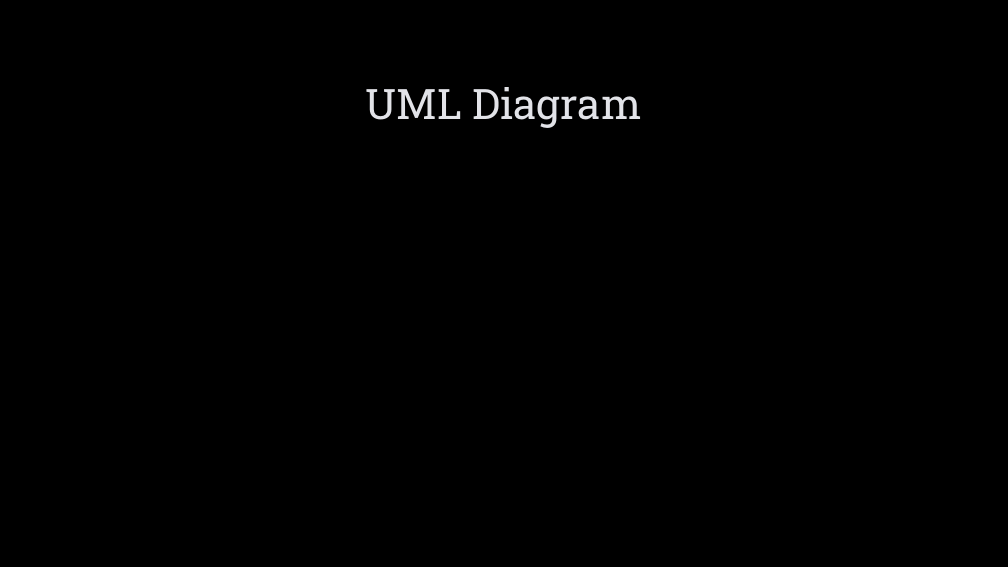
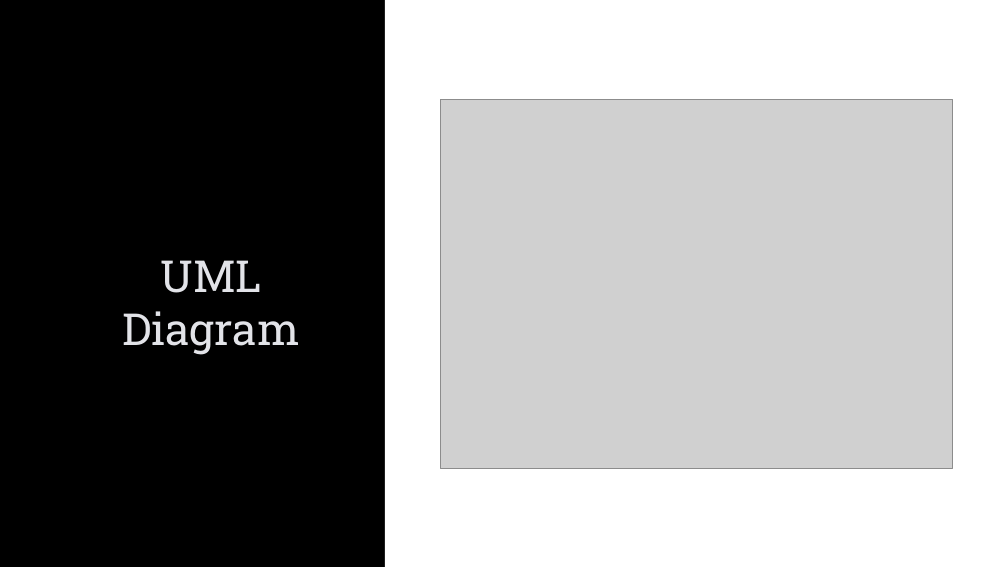
Before and after one commit to ryanalextrader/database_rpg_game, a slide deck: slide 5 of Database Final Presentation.pptx. Drawn at 1008x567 pixels with LibreOffice and Linux fonts; fonts in the diff are those of the drawing; grey boxes stand for pictures; background and template pictures are left out. Boxes give left, top, right and bottom in pixels: in the first picture for what was removed or moved away, otherwise in the second. Text is boxed around its words. In the diff, an @@ line names an element or a change of style, - is before the commit and + after.

```diff
--- a/Database Final Presentation.pptx
+++ b/Database Final Presentation.pptx
@@ rectangle added at box(385, 0, 1008, 567), fill #FFFFFF @@
@@ title "UML Diagram": place and size @@
-title "UML Diagram" at box(365, 87, 641, 128)
+title "UML Diagram" at box(122, 260, 300, 355)
@@ title "UML Diagram" at box(122, 260, 300, 355): size 40 to 42 pt; vertical alignment middle to bottom @@
@@ picture added at box(440, 99, 953, 468) @@
```
Also in this commit, not shown: 2 slides added, 4 other files.
